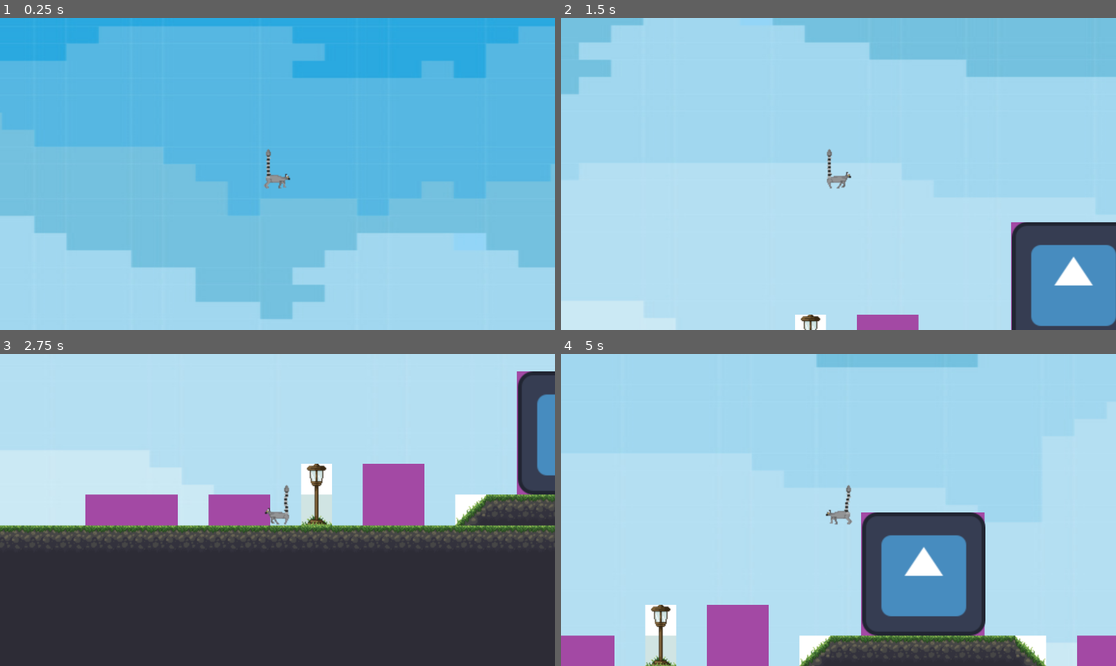
Above: before the commit, frames 1-4 (two rows, left to right).
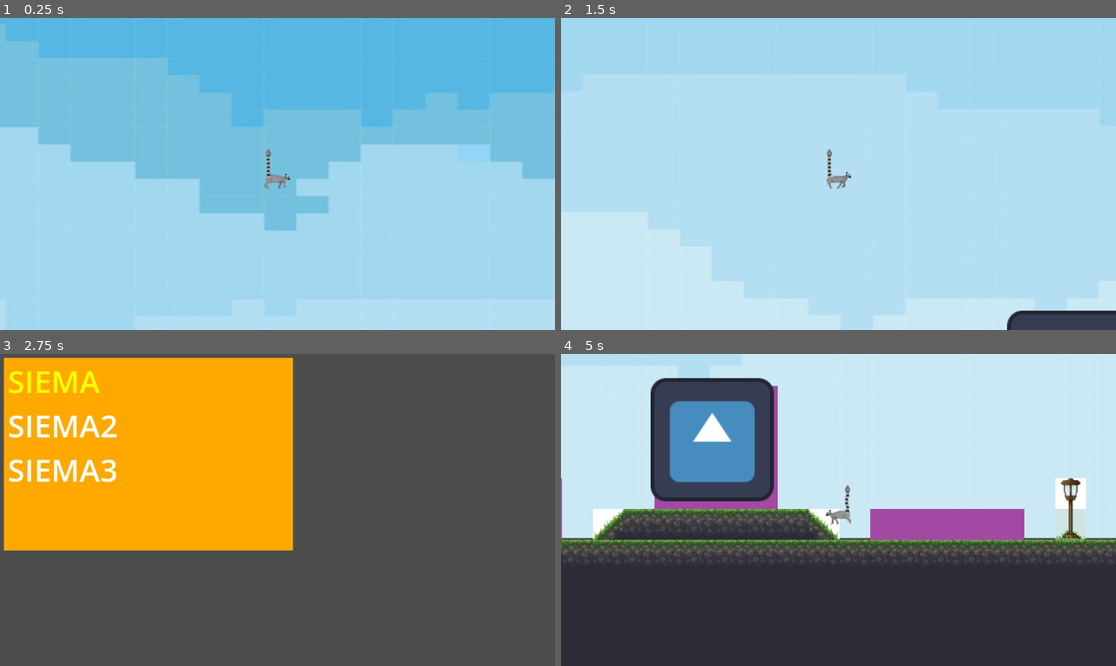
Above: after the commit, the same moments.

Repository: kriskros341/HackYeah_Dezinformatyka
Game: Godot game, scene res://main.tscn
The game is run twice, just before and just after one commit, with the same random seed, the same clock (stepped at 60 frames per second) and the same inputs. The engine's default icon, where the game draws it, is replaced by a stand-in: a white triangle on a blue panel in a dark square.
Inputs:
- Up to frame 1 (0.25 s): no input
- Up to frame 2 (1.5 s): hold Right (ui_right) from 0.53 s (still down); tap Space (interaction) at 0.6, 1.35 s; tap W (ui_accept) at 0.77 s
- Up to frame 3 (2.75 s): tap W (ui_accept) at 1.52 s; release Right (ui_right) at 2.03 s; hold Left (ui_left) from 2.03 s (still down); tap Space (interaction) at 2.1 s
- Up to frame 4 (5 s): release Left (ui_left) at 2.78 s; hold Right (ui_right) 2.78-4.28 s; tap Space (interaction) at 2.85, 3.6, 4.35 s; tap W (ui_accept) at 3.02, 3.77, 4.52 s; hold Left (ui_left) from 4.28 s (still down)

The runs differ from the first frame. In frame 1, 60% of the frame differs, in the area x 0-100%, y 0-97%; in frame 2, 18%; in frame 3, 96%, in the area x 0-100%, y 0-100%; in frame 4, 87%.

Commit message:
changing scenes logic, global singletons, tasklist poc

Diff:
--- a/Computer.gd
+++ b/Computer.gd
@@ -1,23 +1,15 @@
 extends Area2D
 
-var is_inside = false
-
-# Called when the node enters the scene tree for the first time.
-func _ready():
-	pass # Replace with function body.
-
+var is_near = false
 
 # Called every frame. 'delta' is the elapsed time since the previous frame.
 func _process(delta):
-	if is_inside and Input.is_action_just_pressed("interaction"):
-		run_interaction()
-
-func run_interaction():
-	print("jd2")
+	if is_near and Input.is_action_just_pressed("interaction"):
+		Global.goto_scene(Global.TASKLIST_SCENE_PATH)
 
 func _on_body_entered(body):
-	is_inside = true
+	is_near = true
 
 
 func _on_body_exited(body):
-	is_inside = false
+	is_near = false
--- /dev/null
+++ b/Control.gd
@@ -0,0 +1,30 @@
+extends Control
+
+var current_idx = 0
+var items = []
+
+func _ready():
+	# Get all labels in the VBoxContainer
+	var vbox = $VBoxContainer
+	for child in vbox.get_children():
+		if child is Label:
+			items.append(child)
+
+	update_selection()
+
+# Called every frame. 'delta' is the elapsed time since the previous frame.
+func _process(delta):
+	if Input.is_action_just_pressed("ui_left"):
+		current_idx -= 1
+		if current_idx < 0:
+			current_idx = items.size() - 1
+	elif Input.is_action_just_pressed("ui_right"):
+		current_idx += 1
+		if current_idx >= items.size():
+			current_idx = 0
+	update_selection()
+
+func update_selection():
+	for i in range(items.size()):
+		items[i].modulate = Color(1, 1, 1)  # Reset color
+	items[current_idx].modulate = Color(1, 1, 0)  # Highlight selected item
--- a/Hub.tscn
+++ b/Hub.tscn
@@ -1,8 +1,11 @@
-[gd_scene load_steps=6 format=3 uid="uid://da5ggd8bi6710"]
+[gd_scene load_steps=8 format=3 uid="uid://psthell3n4fc"]
 
 [ext_resource type="Texture2D" uid="uid://cw725h5xe1kbb" path="res://scenes/blue-sky-background-in-pixel-art-style-vector.jpg" id="1_qhrfh"]
 [ext_resource type="Texture2D" uid="uid://cs4pf01jgwq6l" path="res://tilesetOpenGame.png" id="2_stxlq"]
-[ext_resource type="PackedScene" uid="uid://cv6nsc77ufugq" path="res://Computer.tscn" id="3_xpkrp"]
+[ext_resource type="PackedScene" uid="uid://dthmbyojrjw8x" path="res://Computer.tscn" id="3_xpkrp"]
+[ext_resource type="Script" path="res://SceneSwitcher.gd" id="4_2bxqp"]
+
+[sub_resource type="GDScript" id="GDScript_4noxx"]
 
 [sub_resource type="TileSetAtlasSource" id="TileSetAtlasSource_f0ght"]
 resource_name = "baseTileSet"
@@ -214,17 +217,20 @@
 sources/0 = SubResource("TileSetAtlasSource_f0ght")
 
 [node name="Hub" type="Node2D"]
+script = SubResource("GDScript_4noxx")
 
 [node name="Blue-sky-background-in-pixel-art-style-vector" type="Sprite2D" parent="."]
-position = Vector2(601, 228)
+position = Vector2(605, 136)
 scale = Vector2(1.39583, 0.744898)
 texture = ExtResource("1_qhrfh")
 
 [node name="TileMap" type="TileMap" parent="."]
-position = Vector2(0, -100)
 tile_set = SubResource("TileSet_6ku6r")
 format = 2
 layer_0/tile_data = PackedInt32Array(1179648, 196608, 4, 1179649, 196608, 4, 1179650, 196608, 4, 1179651, 196608, 4, 11 …(20815 unchanged characters)…
 
 [node name="Computer" parent="." instance=ExtResource("3_xpkrp")]
-position = Vector2(545, 380)
+position = Vector2(540, 472)
+
+[node name="SceneSwitcher" type="Node" parent="."]
+script = ExtResource("4_2bxqp")
--- a/Level1.tscn
+++ b/Level1.tscn
@@ -1,12 +1,12 @@
 [gd_scene load_steps=3 format=3 uid="uid://i6d8guhhjk2t"]
 
 [ext_resource type="PackedScene" uid="uid://bry6jbxqjegpl" path="res://TileMap.tscn" id="1_nwop3"]
-[ext_resource type="PackedScene" uid="uid://vej0a3bod31o" path="res://scenes/player.tscn" id="2_a88h2"]
+[ext_resource type="PackedScene" uid="uid://d30xbb6ktsf" path="res://scenes/player.tscn" id="2_a88h2"]
 
 [node name="Node2D" type="Node2D"]
 
 [node name="TileMap" parent="." instance=ExtResource("1_nwop3")]
-position = Vector2(73, 7)
+position = Vector2(0, 0)
 layer_0/tile_data = PackedInt32Array(524286, 196609, 4, 524287, 196609, 4, 458752, 196609, 4, 458753, 196609, 4, 458754 …(2652 unchanged characters)…
 
 [node name="CharacterBody2D" parent="." instance=ExtResource("2_a88h2")]
--- /dev/null
+++ b/TaskList.gd
@@ -0,0 +1,7 @@
+extends Node2D
+
+
+# Called every frame. 'delta' is the elapsed time since the previous frame.
+func _process(delta):
+	if Input.is_action_just_pressed("interaction"):
+		Global.goto_scene(Global.MAIN_SCENE_PATH)
--- /dev/null
+++ b/TaskList.tscn
@@ -0,0 +1,57 @@
+[gd_scene load_steps=7 format=3 uid="uid://bjffq6ofceejf"]
+
+[ext_resource type="Script" path="res://TaskList.gd" id="1_jb64o"]
+[ext_resource type="Texture2D" uid="uid://cf40a3lri26ka" path="res://Untitled.png" id="3_2vf1r"]
+[ext_resource type="Script" path="res://Control.gd" id="3_xunj4"]
+
+[sub_resource type="LabelSettings" id="LabelSettings_f1tam"]
+font_size = 64
+
+[sub_resource type="LabelSettings" id="LabelSettings_njbtl"]
+font_size = 64
+
+[sub_resource type="LabelSettings" id="LabelSettings_dyeyk"]
+font_size = 64
+
+[node name="Node2D" type="Node2D"]
+script = ExtResource("1_jb64o")
+
+[node name="Sprite2D" type="Sprite2D" parent="."]
+position = Vector2(308, 208)
+texture = ExtResource("3_2vf1r")
+
+[node name="Control" type="Control" parent="."]
+layout_mode = 3
+anchors_preset = 0
+offset_left = 24.0
+offset_top = 48.0
+offset_right = 616.0
+offset_bottom = 420.0
+script = ExtResource("3_xunj4")
+
+[node name="VBoxContainer" type="VBoxContainer" parent="Control"]
+layout_mode = 1
+anchors_preset = -1
+anchor_left = 0.107
+anchor_top = 0.108
+anchor_right = 0.898
+anchor_bottom = 0.85
+offset_left = -71.344
+offset_top = -76.176
+offset_right = 44.384
+offset_bottom = 23.8
+
+[node name="Label" type="Label" parent="Control/VBoxContainer"]
+layout_mode = 2
+text = "SIEMA"
+label_settings = SubResource("LabelSettings_f1tam")
+
+[node name="Label2" type="Label" parent="Control/VBoxContainer"]
+layout_mode = 2
+text = "SIEMA2"
+label_settings = SubResource("LabelSettings_njbtl")
+
+[node name="Label3" type="Label" parent="Control/VBoxContainer"]
+layout_mode = 2
+text = "SIEMA3"
+label_settings = SubResource("LabelSettings_dyeyk")
--- /dev/null
+++ b/global.gd
@@ -0,0 +1,39 @@
+extends Node
+
+var MAIN_SCENE_PATH = "res://main.tscn"
+var TASKLIST_SCENE_PATH = "res://TaskList.tscn"
+var current_scene = null
+
+func _ready():
+	var root = get_tree().root
+	current_scene = root.get_child(root.get_child_count() - 1)
+
+
+func goto_scene(path):
+	# This function will usually be called from a signal callback,
+	# or some other function in the current scene.
+	# Deleting the current scene at this point is
+	# a bad idea, because it may still be executing code.
+	# This will result in a crash or unexpected behavior.
+
+	# The solution is to defer the load to a later time, when
+	# we can be sure that no code from the current scene is running:
+
+	call_deferred("_deferred_goto_scene", path)
+
+
+func _deferred_goto_scene(path):
+	# It is now safe to remove the current scene.
+	current_scene.free()
+
+	# Load the new scene.
+	var s = ResourceLoader.load(path)
+
+	# Instance the new scene.
+	current_scene = s.instantiate()
+
+	# Add it to the active scene, as child of root.
+	get_tree().root.add_child(current_scene)
+
+	# Optionally, to make it compatible with the SceneTree.change_scene_to_file() API.
+	get_tree().current_scene = current_scene
--- /dev/null
+++ b/playerVariables.gd
@@ -0,0 +1,8 @@
+extends Node
+
+var wood = 0
+var paper = 0
+var plastic = 0
+var scrap = 0
+
+var pos: Vector2 = Vector2.ZERO;
--- a/project.godot
+++ b/project.godot
@@ -14,8 +14,12 @@
 run/main_scene="res://main.tscn"
 config/features=PackedStringArray("4.2", "Forward Plus")
 config/icon="res://assets/icon.svg"
-<<<<<<<HEADrun/main_scene="res://Hub.tscn"
-|||||||parentof2504616(asdadsa)run/main_scene="res://scenes/main.tscn"
+run/main_scene="res://main.tscn"
+
+[autoload]
+
+Global="*res://global.gd"
+PlayerVariables="*res://playerVariables.gd"
 
 [dotnet]
 
--- a/scenes/player.gd
+++ b/scenes/player.gd
@@ -13,6 +13,7 @@
 func _ready():
 	animated_tail_sprite.play("idle_tale")
 	screen_size = get_viewport_rect().size
+	position = PlayerVariables.pos
 
 @onready var animated_sprite = $AnimationPlayer
 @onready var animated_tail_sprite = $AnimationPlayer2
@@ -24,6 +25,8 @@
 		animated_sprite.play("run")
 	else:
 		animated_sprite.stop()
+
+	PlayerVariables.pos = position
 
 
 func _physics_process(delta):
--- a/scenes/player.tscn
+++ b/scenes/player.tscn
@@ -34,6 +34,23 @@
 "values": [0]
 }
 
+[sub_resource type="Animation" id="Animation_sbjni"]
+resource_name = "idle_tale"
+length = 0.6
+loop_mode = 1
+tracks/0/type = "value"
+tracks/0/imported = false
+tracks/0/enabled = true
+tracks/0/path = NodePath("../Node2D/Sprite2D2:frame")
+tracks/0/interp = 1
+tracks/0/loop_wrap = true
+tracks/0/keys = {
+"times": PackedFloat32Array(0, 0.1, 0.2, 0.3, 0.4),
+"transitions": PackedFloat32Array(1, 1, 1, 1, 1),
+"update": 1,
+"values": [0, 1, 2, 3, 4]
+}
+
 [sub_resource type="Animation" id="Animation_f273o"]
 resource_name = "run"
 length = 0.6
@@ -49,23 +66,6 @@
 "transitions": PackedFloat32Array(1, 1, 1, 1, 1),
 "update": 1,
 "values": [0, 0, 1, 2, 3]
-}
-
-[sub_resource type="Animation" id="Animation_sbjni"]
-resource_name = "idle_tale"
-length = 0.6
-loop_mode = 1
-tracks/0/type = "value"
-tracks/0/imported = false
-tracks/0/enabled = true
-tracks/0/path = NodePath("../Node2D/Sprite2D2:frame")
-tracks/0/interp = 1
-tracks/0/loop_wrap = true
-tracks/0/keys = {
-"times": PackedFloat32Array(0, 0.1, 0.2, 0.3, 0.4),
-"transitions": PackedFloat32Array(1, 1, 1, 1, 1),
-"update": 1,
-"values": [0, 1, 2, 3, 4]
 }
 
 [sub_resource type="AnimationLibrary" id="AnimationLibrary_tmgpu"]
Not shown: 1 places in Computer.tscn that only renumber resources
Binary file added: Untitled.png
Not shown, added: Untitled.png.import
Not shown: 1 places in main.tscn that only renumber resources
Not shown: 1 places in scenes/OtherPlayerActivationArea.tscn that only renumber resources
